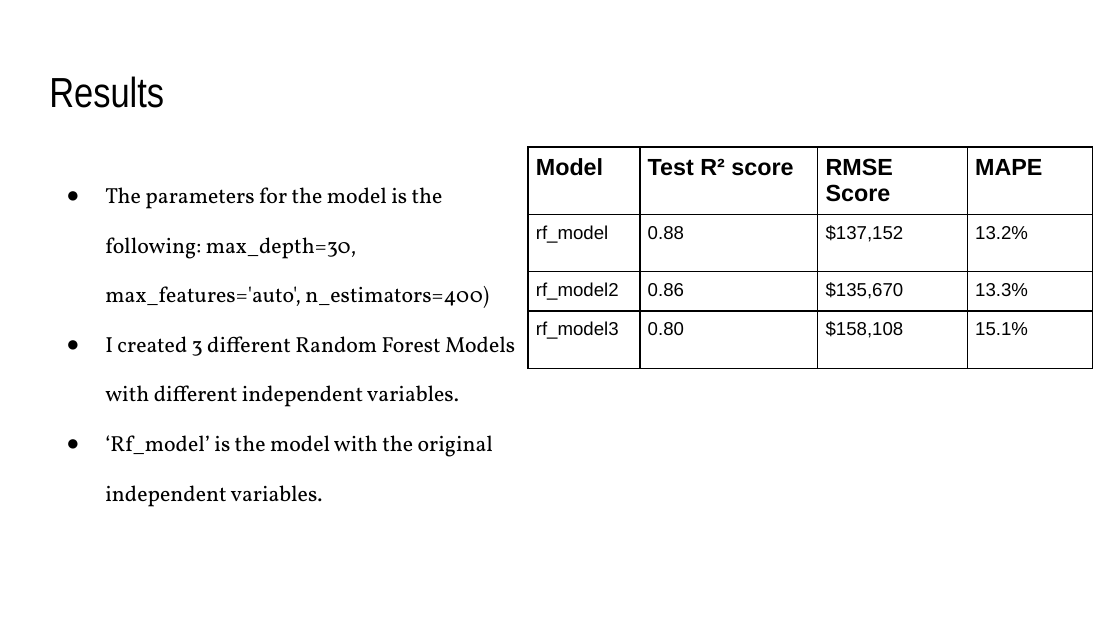
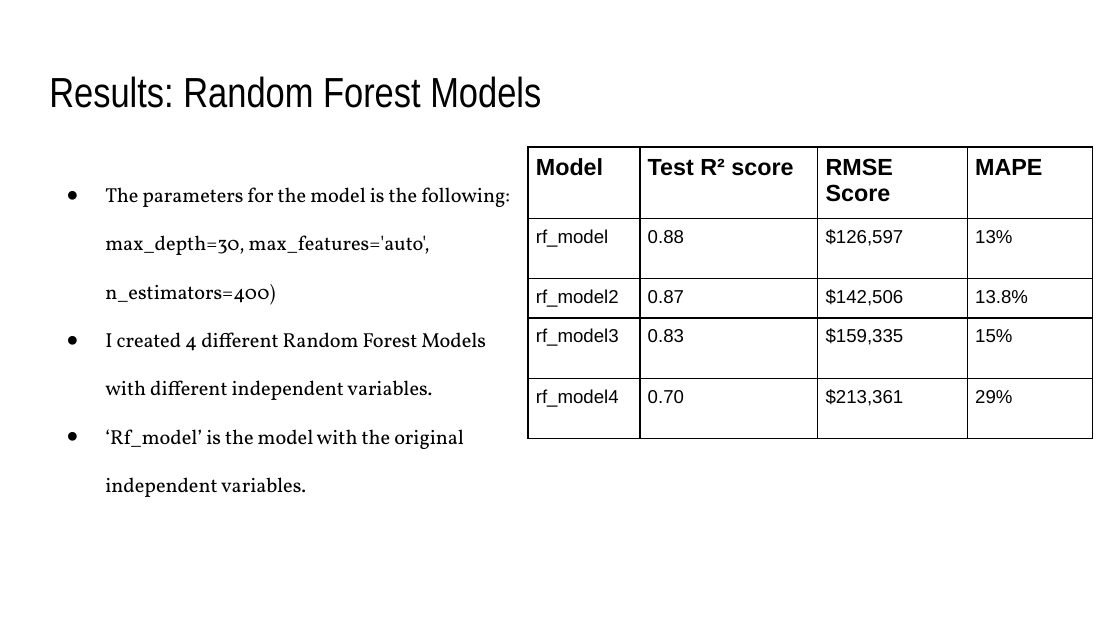
Before and after one commit to KierraDangerfield/Predicting-King-County-House-Prices, a slide deck: slide 15 of Reports/Predicting King County House Prices.pptx (slide 14 before the commit). Drawn at 1120x630 pixels with LibreOffice and Linux fonts; fonts in the diff are those of the drawing. Boxes give left, top, right and bottom in pixels: in the first picture for what was removed or moved away, otherwise in the second. Text is boxed around its words. In the diff, an @@ line names an element or a change of style, - is before the commit and + after.

```diff
--- a/Reports/Predicting King County House Prices.pptx
+++ b/Reports/Predicting King County House Prices.pptx
@@ title at bbox=[49, 76, 541, 108]: text changed @@
-Results
+Results: Random Forest Models
@@ table at bbox=[529, 147, 1094, 439] @@
-row 2: rf_model | 0.88 | $137,152 | 13.2%
-row 3: rf_model2 | 0.86 | $135,670 | 13.3%
-row 4: rf_model3 | 0.80 | $158,108 | 15.1%
+row 2: rf_model | 0.88 | $126,597 | 13%
+row 3: rf_model2 | 0.87 | $142,506 | 13.8%
+row 4: rf_model3 | 0.83 | $159,335 | 15%
+row 5: rf_model4 | 0.70 | $213,361 | 29%
@@ text at bbox=[105, 235, 464, 497]: size 14 to 12.9 pt in "The parameters for the model is the ...", "‘Rf_model’ is the model with the original ..."; line spacing 1.9 to 2 @@
@@ text at bbox=[105, 332, 486, 400]: text changed; size 14 to 12.9 pt @@
-● I created 3 different Random Forest Models with different independent variables.
+● I created 4 different Random Forest Models with different independent variables.
```
Also in this commit, not shown: 9 other slides changed, 2 slides added.
